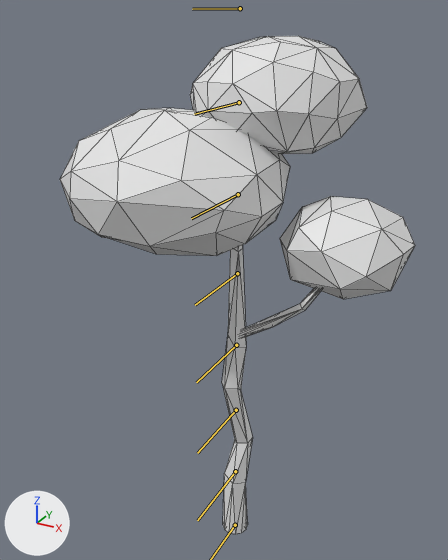
The FBX model target/classes/models/tree/source/tree.fbx, before and after one commit.
One viewpoint serves both versions: a 50 mm camera at (3.18, -6.11, 6.44) aimed at (-0.37, 0.33, 3.21). The lights are fixed; the arrows at lower left show +X, +Y and +Z. The bones that bend it are drawn over the model as lines. Mesh edges are drawn as thin lines.

The first picture shows 'top3_1_1'.
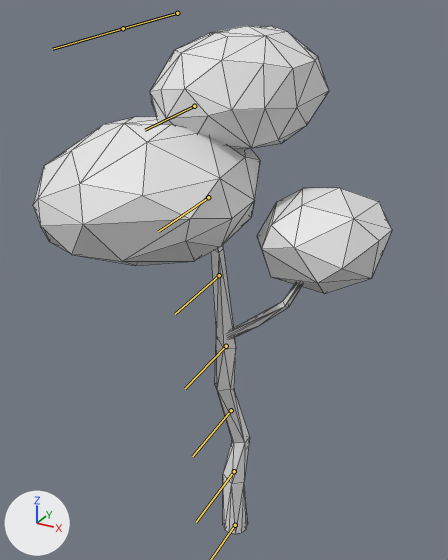
The newer file adds an action. The first version stands in its rest pose; the second is drawn at frame 41 of the action 'Root|Root|CINEMA_4D_Main|Layer0'.

Location of each change, [x1, y1, x2, y2] in pixels of the pictures (448 x 560 px):
```json
{"object": "top3_1_1", "change": "posed", "before": [60, 36, 415, 534], "after": [33, 26, 392, 534]}
{"bone": "Joint_3", "before": "(235, 471) to (197, 520)", "after": "(234, 471) to (196, 522)"}
{"bone": "Joint_4", "before": "(236, 410) to (197, 453)", "after": "(231, 410) to (192, 456)"}
{"bone": "Joint_5", "before": "(236, 345) to (196, 382)", "after": "(226, 346) to (185, 388)"}
{"bone": "Joint_6", "before": "(237, 273) to (195, 305)", "after": "(219, 275) to (175, 314)"}
{"bone": "Joint_7", "before": "(238, 194) to (191, 218)", "after": "(208, 197) to (158, 231)"}
{"bone": "Joint_8", "before": "(239, 102) to (194, 114)", "after": "(194, 106) to (145, 130)"}
```

Scene script edits in JSON lines:
```json
{"block": "bone_joint_2", "where": "bone_joint_2 = bpy.data.objects['Root'].pose.bones['Joint_2']"}
{"op": "set", "path": "bone_joint_2.rotation_quaternion", "old": "(1.0, 0.0, 0.0, 0.0)", "new": "(1.0, 0.005, 0.009, 0.0)", "note": "degrees (0, 0, 0) -> degrees (1, 1, 0)"}
{"block": "bone_joint_3", "where": "bone_joint_3 = bpy.data.objects['Root'].pose.bones['Joint_3']  # child of 'Joint_2'"}
{"op": "set", "path": "bone_joint_3.rotation_quaternion", "old": "(1.0, 0.0, 0.0, 0.0)", "new": "(1.0, 0.009, 0.009, 0.0)", "note": "degrees (0, 0, 0) -> degrees (1, 1, 0)"}
{"block": "bone_joint_4", "where": "bone_joint_4 = bpy.data.objects['Root'].pose.bones['Joint_4']  # child of 'Joint_3'"}
{"op": "set", "path": "bone_joint_4.rotation_quaternion", "old": "(1.0, 0.0, 0.0, 0.0)", "new": "(1.0, 0.009, 0.009, 0.0)", "note": "degrees (0, 0, 0) -> degrees (1, 1, 0)"}
{"block": "bone_joint_5", "where": "bone_joint_5 = bpy.data.objects['Root'].pose.bones['Joint_5']  # child of 'Joint_4'"}
{"op": "set", "path": "bone_joint_5.rotation_quaternion", "old": "(1.0, 0.0, 0.0, 0.0)", "new": "(1.0, 0.009, 0.009, 0.0)", "note": "degrees (0, 0, 0) -> degrees (1, 1, 0)"}
{"block": "bone_joint_6", "where": "bone_joint_6 = bpy.data.objects['Root'].pose.bones['Joint_6']  # child of 'Joint_5'"}
{"op": "set", "path": "bone_joint_6.rotation_quaternion", "old": "(1.0, 0.0, 0.0, 0.0)", "new": "(1.0, 0.009, 0.009, 0.0)", "note": "degrees (0, 0, 0) -> degrees (1, 1, 0)"}
{"block": "bone_joint_7", "where": "bone_joint_7 = bpy.data.objects['Root'].pose.bones['Joint_7']  # child of 'Joint_6'"}
{"op": "set", "path": "bone_joint_7.rotation_quaternion", "old": "(1.0, 0.0, 0.0, 0.0)", "new": "(1.0, 0.009, 0.009, 0.0)", "note": "degrees (0, 0, 0) -> degrees (1, 1, 0)"}
{"block": "bone_joint_8", "where": "bone_joint_8 = bpy.data.objects['Root'].pose.bones['Joint_8']  # child of 'Joint_7'"}
{"op": "set", "path": "bone_joint_8.rotation_quaternion", "old": "(1.0, 0.0, 0.0, 0.0)", "new": "(1.0, 0.009, 0.009, 0.0)", "note": "degrees (0, 0, 0) -> degrees (1, 1, 0)"}
```
